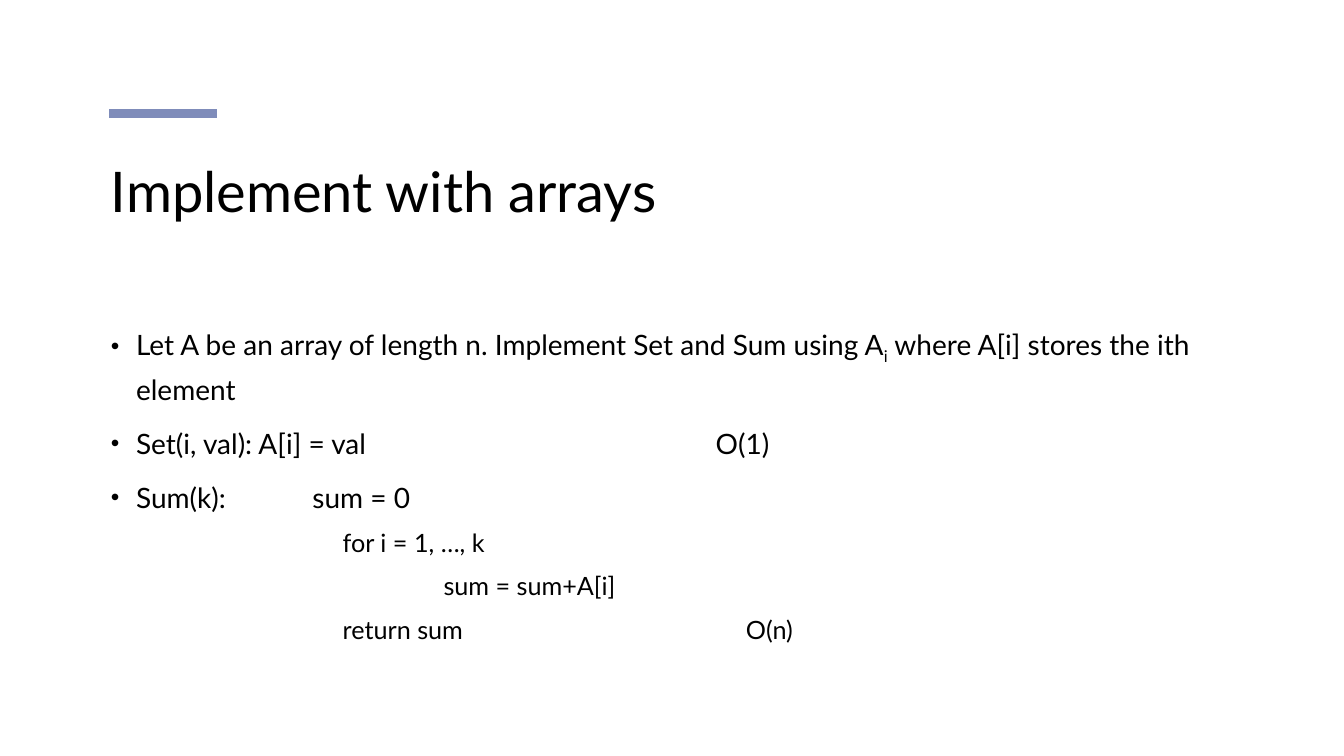
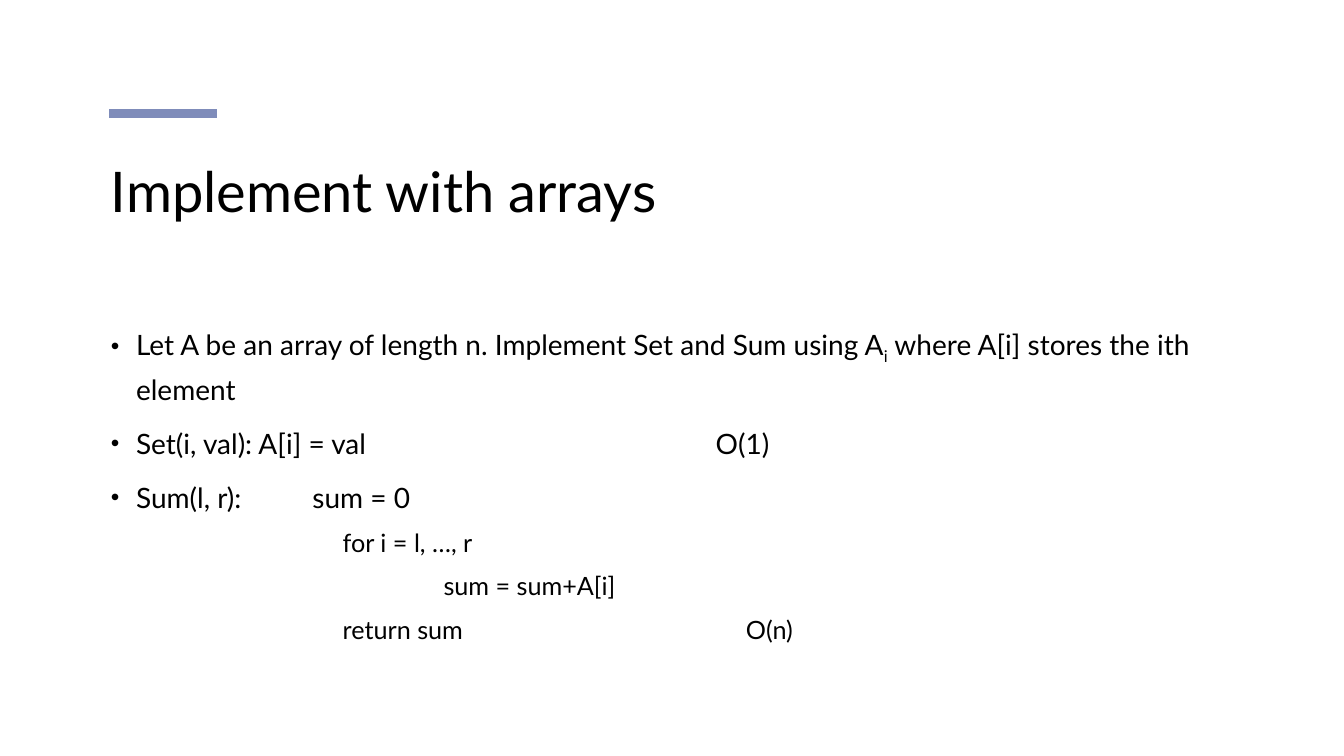
Before and after one commit to KarinaSang/Teaching, a slide deck: slide 5 of CCC_Senior/Week8/week8.pptx. Drawn at 1344x756 pixels with LibreOffice and Linux fonts; fonts in the diff are those of the drawing. Boxes give left, top, right and bottom in pixels: in the first picture for what was removed or moved away, otherwise in the second. Text is boxed around its words. In the diff, an @@ line names an element or a change of style, - is before the commit and + after.

```diff
--- a/CCC_Senior/Week8/week8.pptx
+++ b/CCC_Senior/Week8/week8.pptx
@@ text at box(136, 486, 472, 556): text changed @@
-• Sum(k): sum = 0
-  for i = 1, …, k
+• Sum(l, r): sum = 0
+  for i = l, …, r
```
Also in this commit, not shown: 2 other slides changed, 11 other files.
